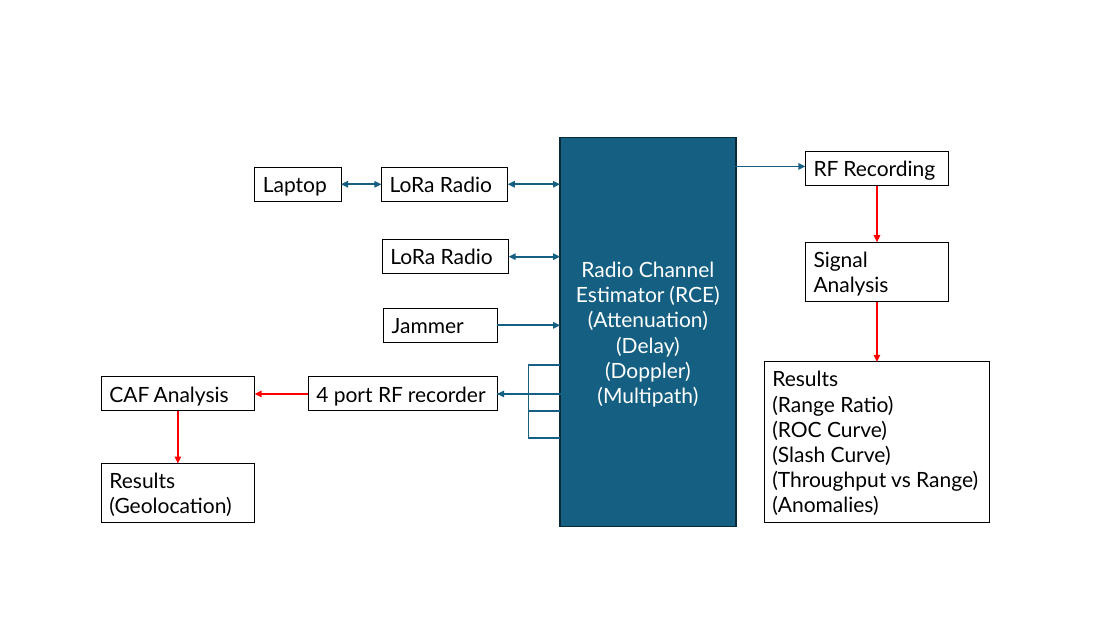
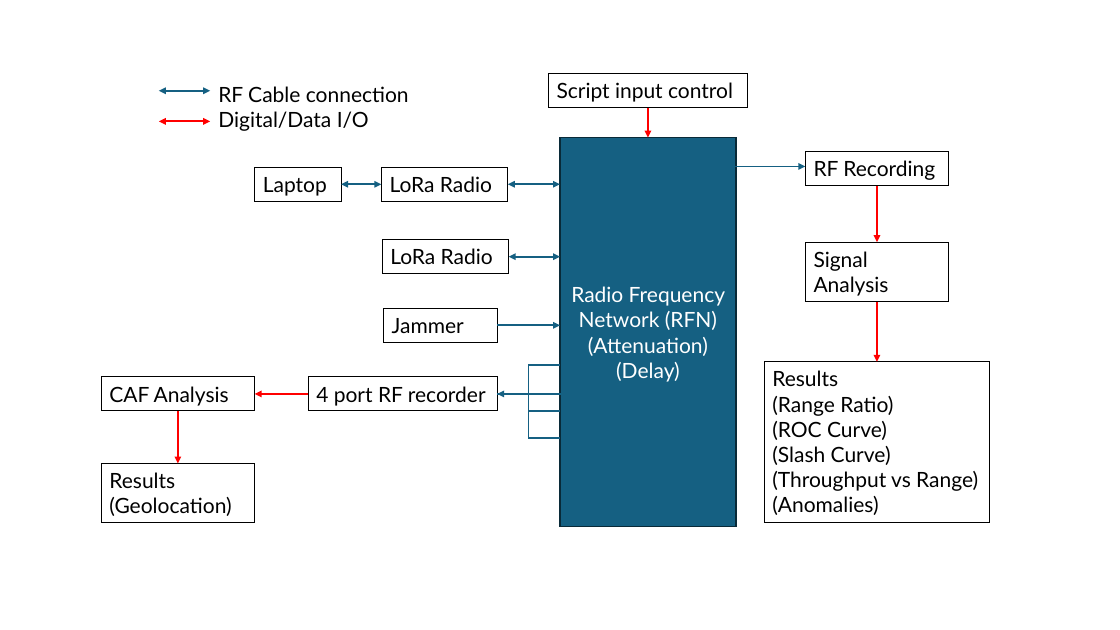
Before and after one commit to Brycycle/WES-CAPSTONE, a slide deck: slide 1 of Misc files/Capstone Diagrams.pptx. Drawn at 1120x630 pixels with LibreOffice and Linux fonts; fonts in the diff are those of the drawing. Boxes give left, top, right and bottom in pixels: in the first picture for what was removed or moved away, otherwise in the second. Text is boxed around its words. In the diff, an @@ line names an element or a change of style, - is before the commit and + after.

```diff
--- a/Misc files/Capstone Diagrams.pptx
+++ b/Misc files/Capstone Diagrams.pptx
@@ text added at box(218, 86, 409, 131), 18 pt, text #000000 @@
+RF Cable connection
+Digital/Data I/O
@@ rectangle added at box(549, 74, 748, 108), outline #000000 0.75 pt, 18 pt, text #000000 @@
+Script input control
@@ double arrow added from (159, 91) to (210, 91), #156082 1.5 pt @@
@@ arrow added from (648, 108) to (648, 138), #FF0000 1.5 pt @@
@@ double arrow added from (159, 121) to (210, 121), #FF0000 1.5 pt @@
@@ text in rectangle at box(571, 286, 725, 356): text changed @@
-Radio Channel Estimator (RCE)
-(Attenuation)
+Radio Frequency Network (RFN)
+(Attenuation)
@@ text in rectangle at box(597, 362, 698, 407): paragraphs removed @@
-(Doppler)
-(Multipath)
```
Also in this commit, not shown: 2 other slides changed, 2 other files.
